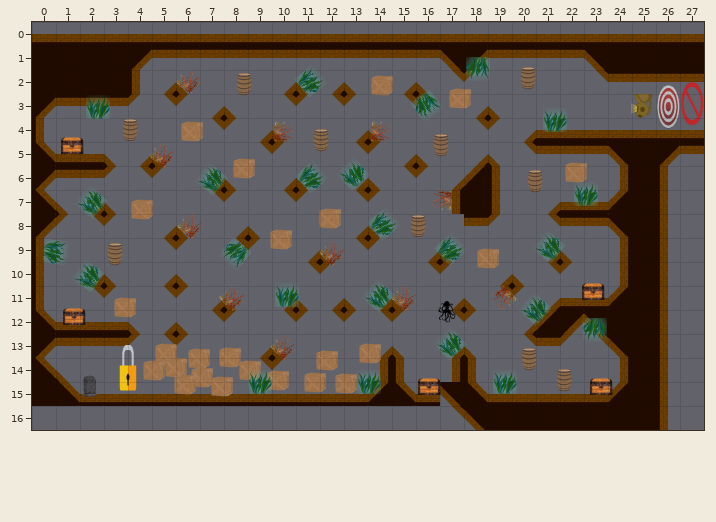
One commit to this Tiled map (JSON): core/assets/levels/Golden8.json. The first picture shows the starting point.
Cells are 100x100 px. Shown: x 0..27, y 0..16.
After:
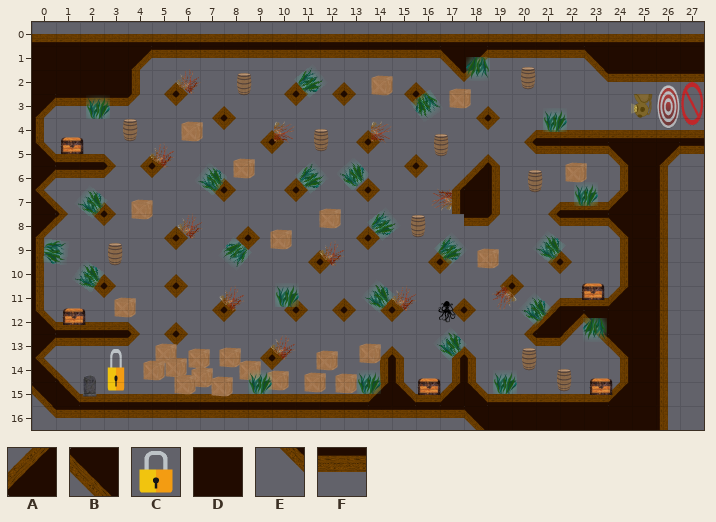
Key: from "old_ship_tileset": A 0, B 10, C 14, D 31, E 40, F 41.
_ is an empty cell.
Objects are placed by their top-left corner, in cells (3,4 is the top-left corner of cell 3,4); size is 1x1 cell unless given.
Difference:
Layer "Tile Layer 1":
The edit turns tile B into tile A in row 15 at x 17.
The edit turns tile D into tile B in row 15 at x 0.
There is now tile E in row 16 at x 0.
The edit turns tile E into tile F in row 16 at x 17.
There is now tile F in row 16 at x 1 to 16.
Layer "Background":
Object C at 3.5,13.3 size 1x2.2 becomes C at 3,13.5 size 1x2.
Where, in picture pixels (left, top, right, bottom), the same in both pictures:
changed: (32, 345, 464, 418)
